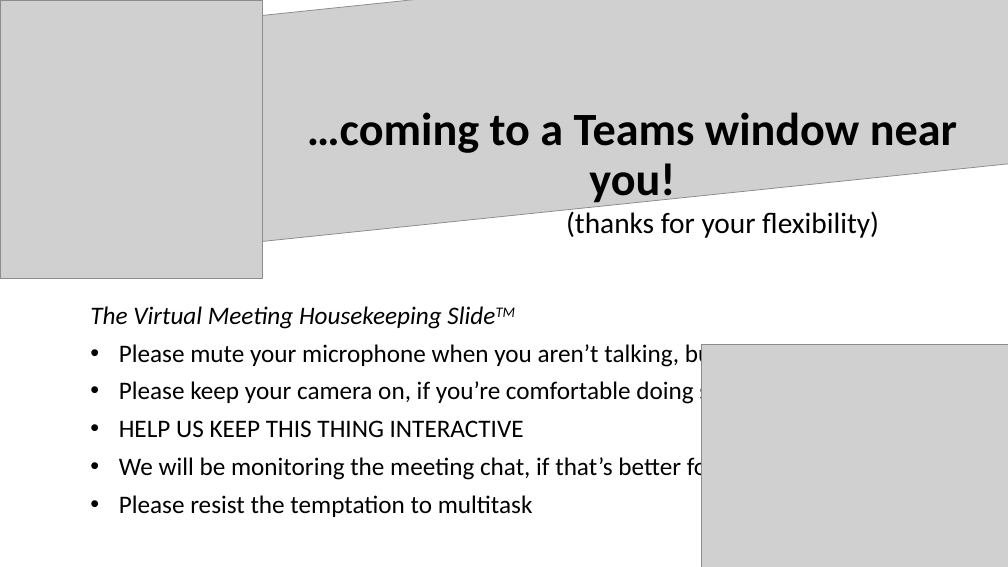
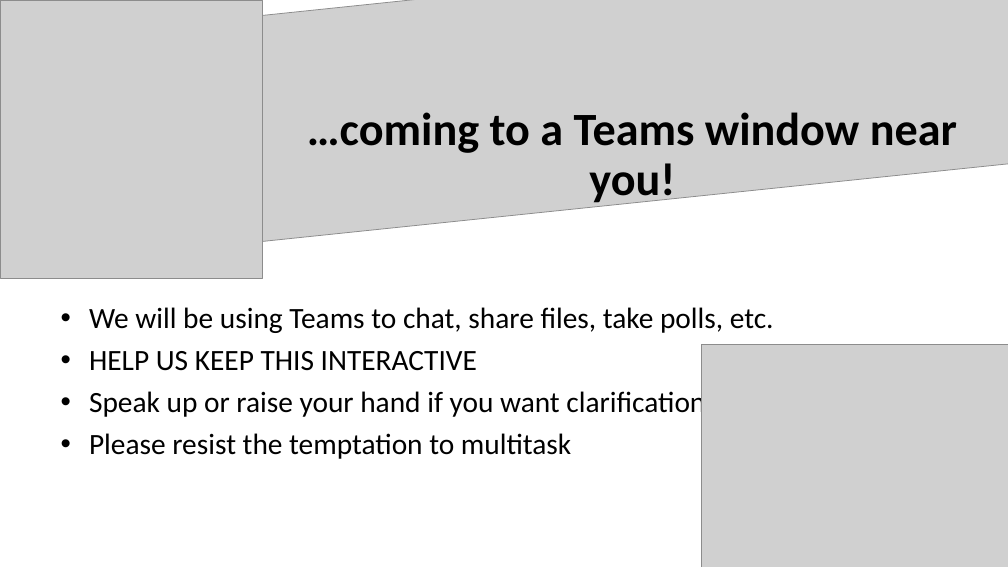
Before and after one commit to justinpriest/ADFG_R_Intro_Workshop, a slide deck: slide 2 of presentations/1 - Welcome and motivation.pptx. Drawn at 1008x567 pixels with LibreOffice and Linux fonts; fonts in the diff are those of the drawing; grey boxes stand for pictures. Boxes give left, top, right and bottom in pixels: in the first picture for what was removed or moved away, otherwise in the second. Text is boxed around its words. In the diff, an @@ line names an element or a change of style, - is before the commit and + after.

Commit message:
script 6 cleanup housekeeping and other minor touch ups

```diff
--- a/presentations/1 - Welcome and motivation.pptx
+++ b/presentations/1 - Welcome and motivation.pptx
@@ text removed at [566, 209, 879, 238] @@
-(thanks for your flexibility)
@@ subtitle at [89, 307, 774, 420]: text changed; size 24 to 28 pt @@
-The Virtual Meeting Housekeeping SlideTM
-• Please mute your microphone when you aren’t talking, but
-• Please keep your camera on, if you’re comfortable doing so!
-• HELP US KEEP THIS THING INTERACTIVE
-• We will be monitoring the meeting chat, if that’s better for you
+• We will be using Teams to chat, share files, take polls, etc.
+• HELP US KEEP THIS INTERACTIVE
+• Speak up or raise your hand if you want clarification
@@ subtitle at [89, 433, 571, 459]: size 24 to 28 pt in "Please resist the temptation to multitask" @@
```
Also in this commit, not shown: 2 other slides changed, 12 other files.
